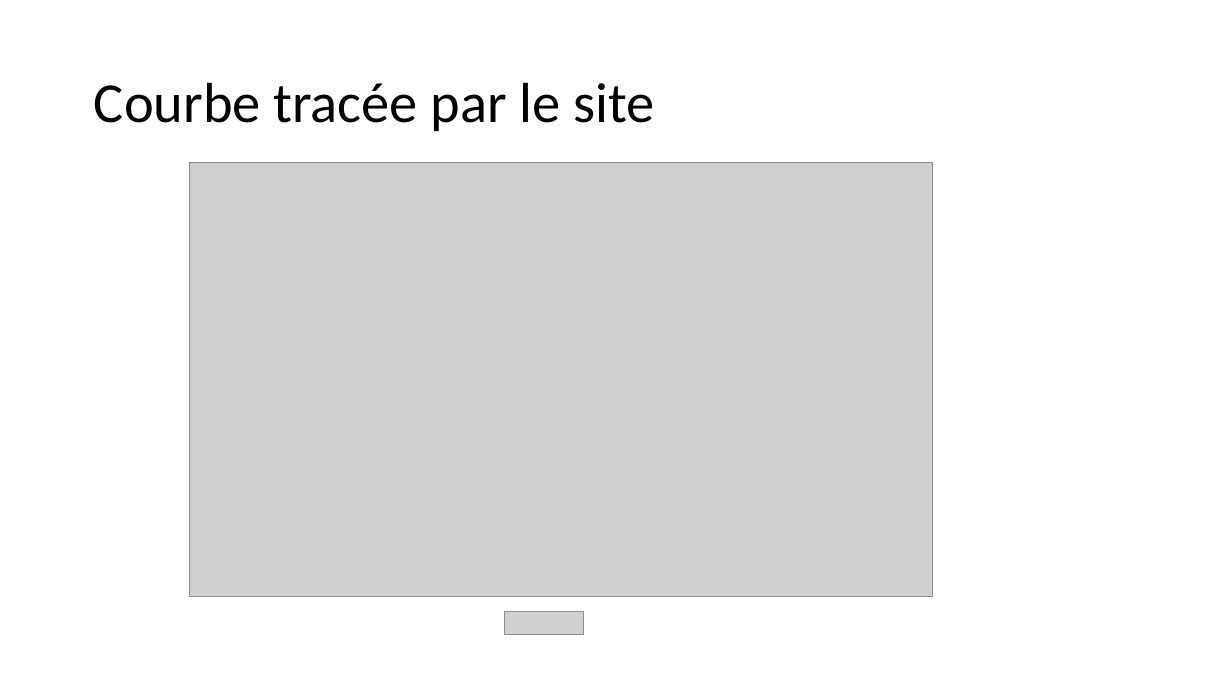
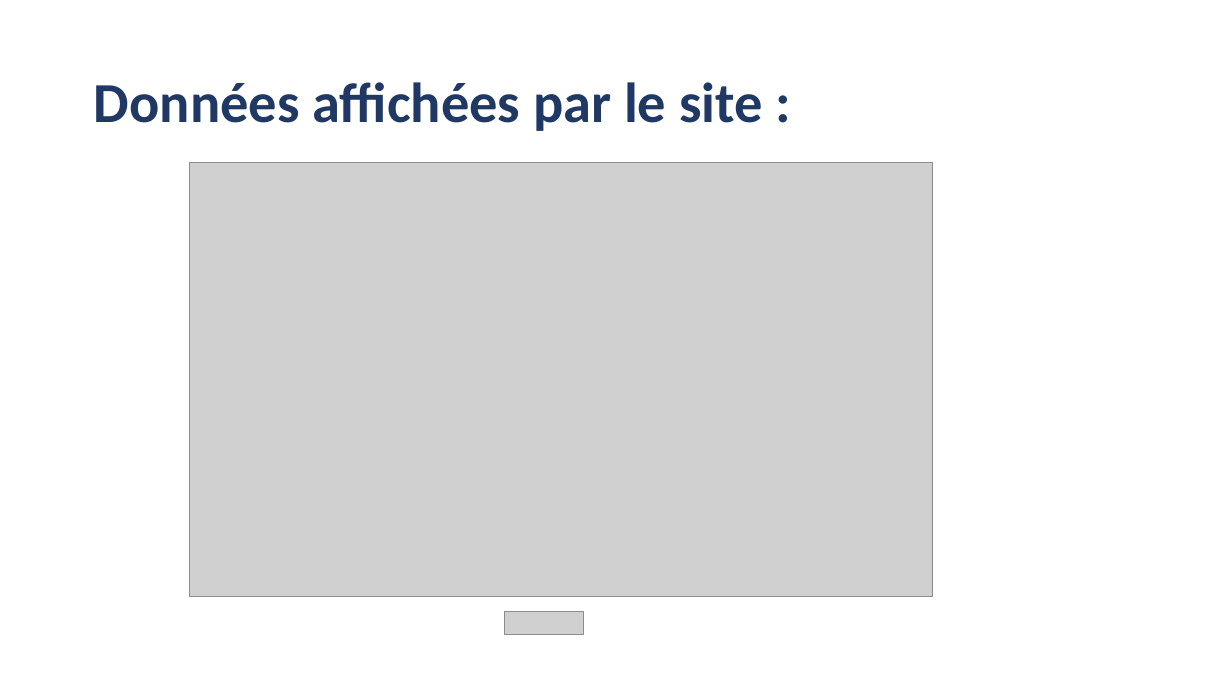
Before and after one commit to gwidoo/Projet-Web-application, a slide deck: slide 5 of Projet WEB.pptx. Drawn at 1232x693 pixels with LibreOffice and Linux fonts; fonts in the diff are those of the drawing; grey boxes stand for pictures. Boxes give left, top, right and bottom in pixels: in the first picture for what was removed or moved away, otherwise in the second. Text is boxed around its words. In the diff, an @@ line names an element or a change of style, - is before the commit and + after.

```diff
--- a/Projet WEB.pptx
+++ b/Projet WEB.pptx
@@ title at (94,82,763,131): text changed; text colour #000000 to #203864; bold on @@
-Courbe tracée par le site
+Données affichées par le site :
```
Also in this commit, not shown: 7 other slides changed.
